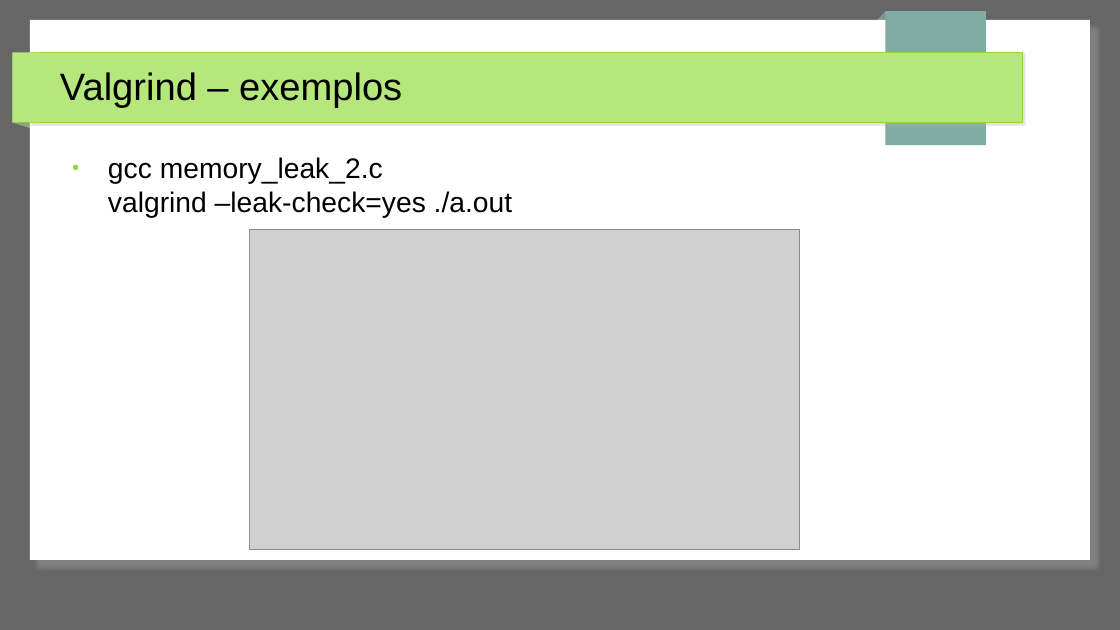
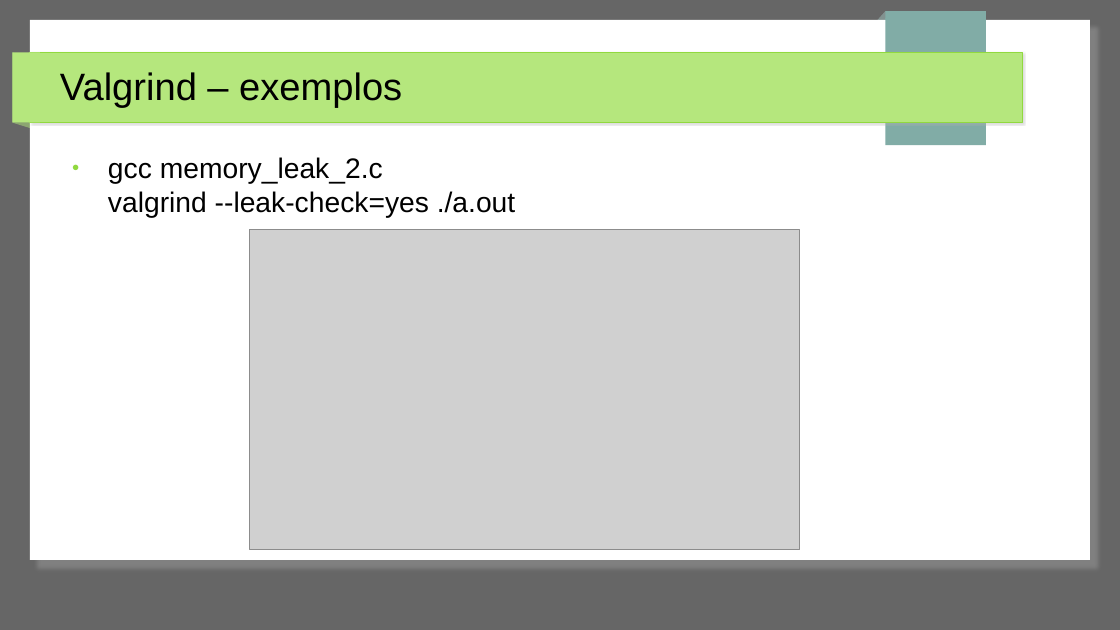
Before and after one commit to jpantonow/SB-T1-ANALISADORES, a slide deck: slide 29 of Slides.odp. Drawn at 1120x630 pixels with LibreOffice and Linux fonts; fonts in the diff are those of the drawing; grey boxes stand for pictures. Boxes give left, top, right and bottom in pixels: in the first picture for what was removed or moved away, otherwise in the second. Text is boxed around its words. In the diff, an @@ line names an element or a change of style, - is before the commit and + after.

Commit message:
typo de novo

```diff
--- a/Slides.odp
+++ b/Slides.odp
@@ text at [108,157,515,218]: text changed @@
-● gcc memory_leak_2.c
-  valgrind –leak-check=yes ./a.out
+● gcc memory_leak_2.c
+  valgrind --leak-check=yes ./a.out
```
Also in this commit, not shown: 2 other slides changed.
